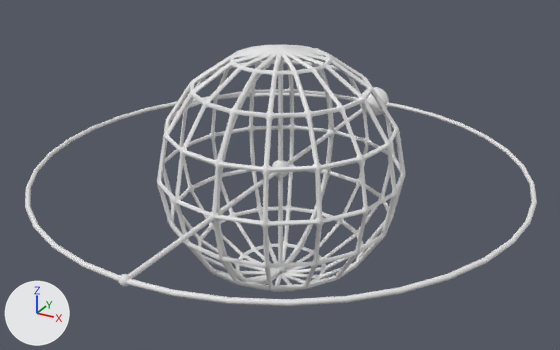
The FBX model Assets/UdonSunController/Models/SunController.fbx: old version first, new version second.
One viewpoint serves both versions: a 50 mm lens placed at (0.566, -1.031, 0.504), pointed at (-0.003, 0.003, -0.013). Lighting does not change. The marker at lower left points along +X, +Y and +Z. Materials are left out; every surface is plain grey. Where no turn or scale is listed for an object, it has been applied to the vertices.

The first picture shows 'BaseMesh', 'RingMesh'.
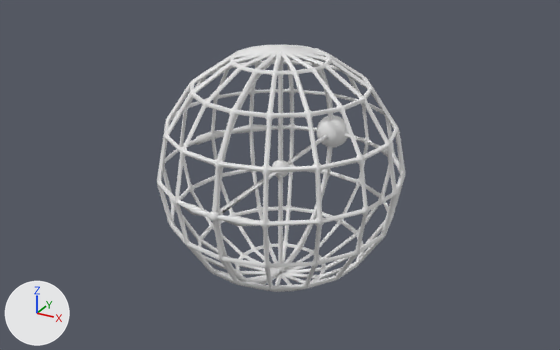
What differs and where, as boxes (x1, y1, x2, y2) in the pictures (560 x 350 px; the box of a moved part takes in the faces that stretch with it):
```json
{"object": "RingMesh", "change": "reshaped", "before": [25, 56, 537, 306], "after": [157, 56, 405, 283], "on screen": "51% narrower, 9% shorter"}
{"part": 1, "of": "me_icosphere_002", "change": "moved or reshaped", "before": [25, 87, 537, 306], "after": [164, 115, 404, 226]}
```

The change, as JSON lines over the scene's bpy script:
```json
{"block": "me_icosphere_002", "where": "# used by ob_ringmesh; location = (0.0, 0.0, 0.0)"}
{"op": "remove", "block": "me_icosphere_002", "code": "me_icosphere_002.from_pydata(...)  # 1158 vertices, 1652 faces; spans x -0.404..0.404, y -0.407..0.43, z -0.197..0.197"}
{"op": "add", "block": "me_icosphere_002", "code": "me_icosphere_002.from_pydata(...)  # 1157 vertices, 1652 faces; spans x -0.204..0.204, y -0.207..0.23, z -0.197..0.197"}
{"block": "me_icosphere_002", "change": "me_icosphere_002 part 1: 430 vertices moved from x -0.404..0.404, y -0.407..0.43, z -0.03..0.03 to x -0.204..0.204, y -0.207..0.23, z -0.03..0.03; 2 vertices removed from x 0.0, y -0.398..-0.396, z 0.0..0.003; 1 vertex added at x 0.0, y -0.195, z 0.0"}
```
